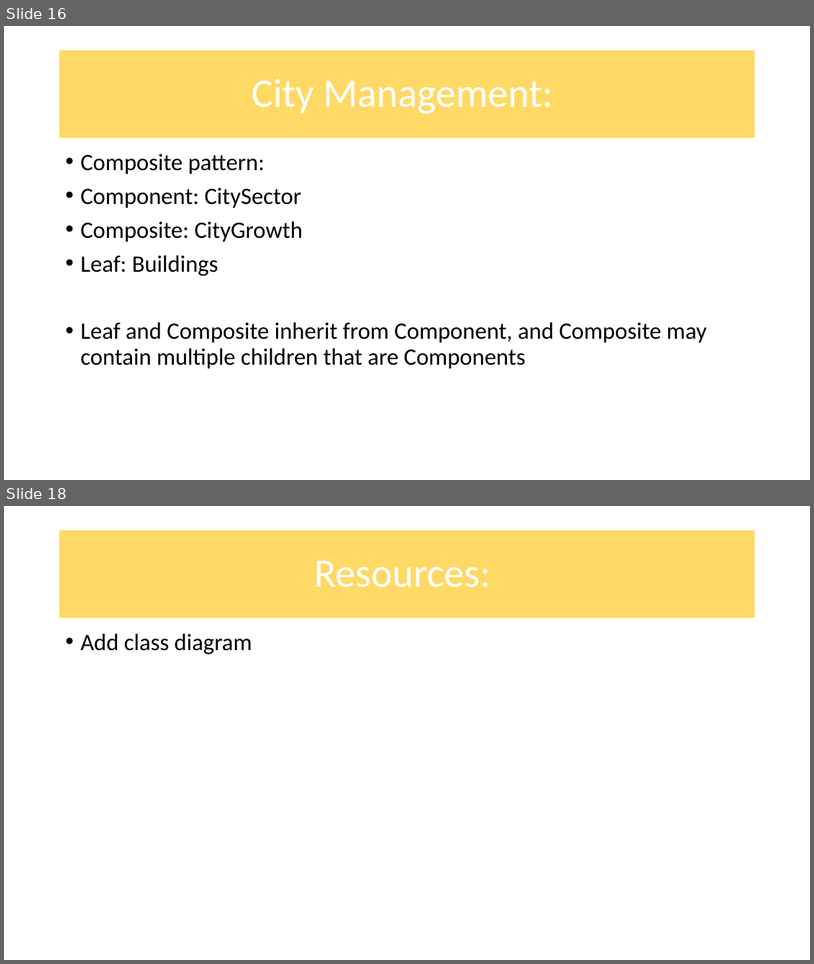
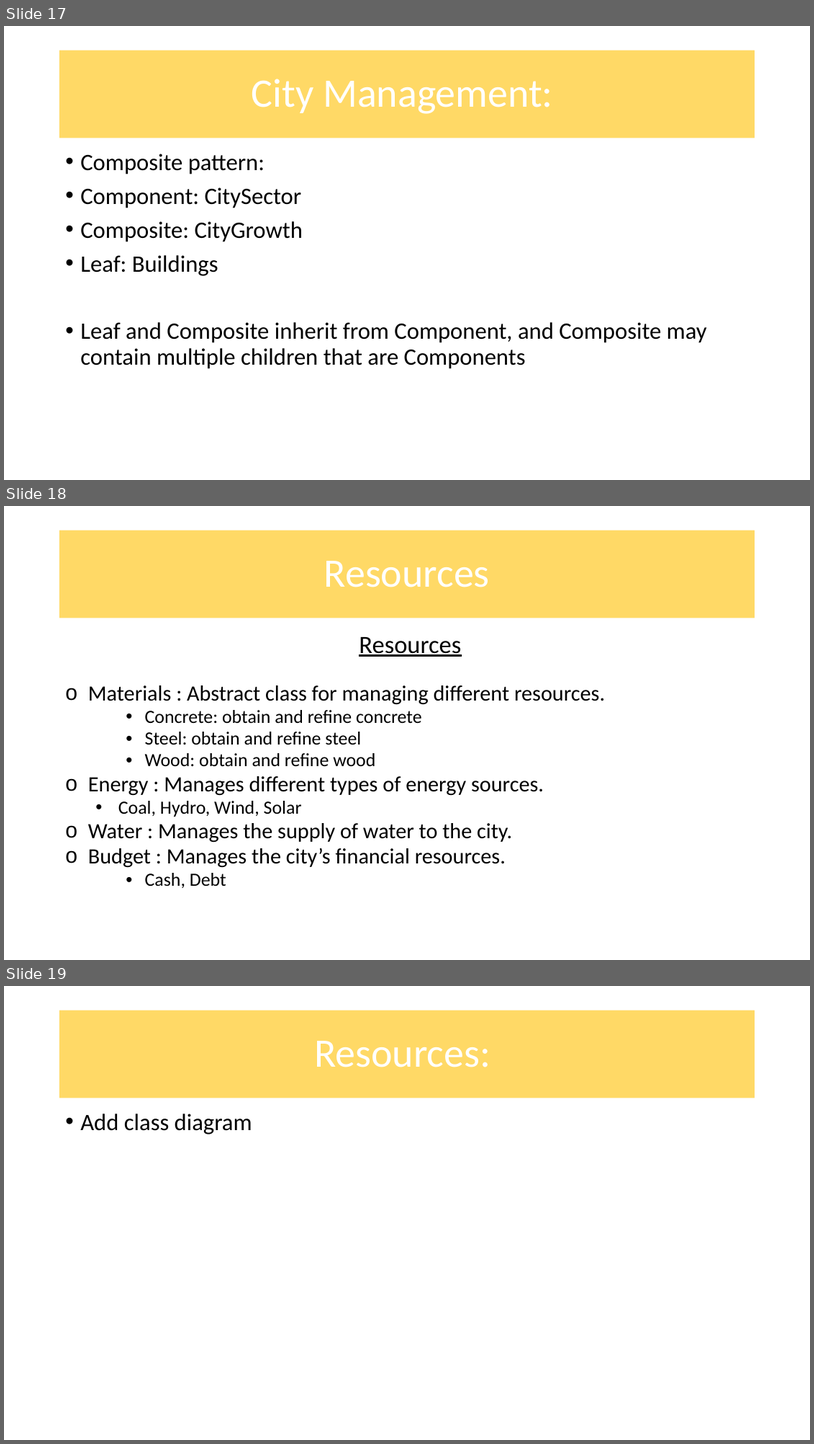
Before and after one commit to COS214-Project-2024/Team-25, a slide deck: Powerpoint/COS 214 Project powerpoint_Taxes.pptx. Shown one above the other, each under a label of ours: slides 16 and 18 before the commit, slides 17, 18 and 19 after it; the slides between them are not shown. The pictures are 814x964 and 814x1444 pixels, drawn with LibreOffice and Linux fonts; fonts in the diff are those of the drawing; background and template pictures are left out. Boxes give left, top, right and bottom in pixels: in the first picture for what was removed or moved away, otherwise in the second. Text is boxed around its words. In the diff, an @@ line names an element or a change of style, - is before the commit and + after.

```diff
--- a/Powerpoint/COS 214 Project powerpoint_Taxes.pptx
+++ b/Powerpoint/COS 214 Project powerpoint_Taxes.pptx
@@ slide 18 added at (4,506,810,960), background picture (left out) @@
@@ title added at (59,530,756,618), fill #FFD966, 48 pt, text #FFFFFF @@
+Resources
@@ text added at (88,637,605,888), 25.9 pt, text #000000 @@
+Resources
+o Materials : Abstract class for managing different resources.
+    • Concrete: obtain and refine concrete
+    • Steel: obtain and refine steel
+    • Wood: obtain and refine wood
+o Energy : Manages different types of energy sources.
+  • Coal, Hydro, Wind, Solar
+o Water : Manages the supply of water to the city.
+o Budget : Manages the city’s financial resources.
+    • Cash, Debt
@@ what was slide 16 is now slide 17 @@
@@ what was slide 18 is now slide 19 @@
```
Also in this commit, not shown: 1 slide changed, 3 other slides added, 2 slides removed.
